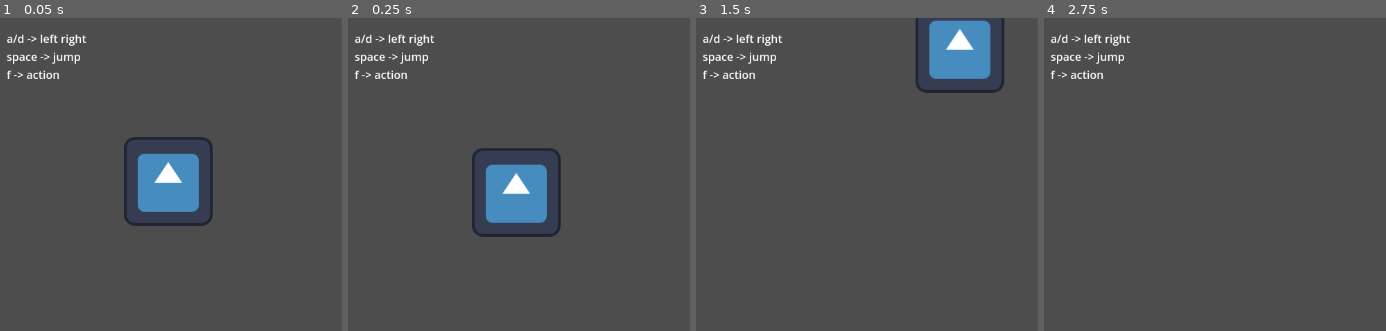
Above: before the commit, frames 1-4 (left to right).
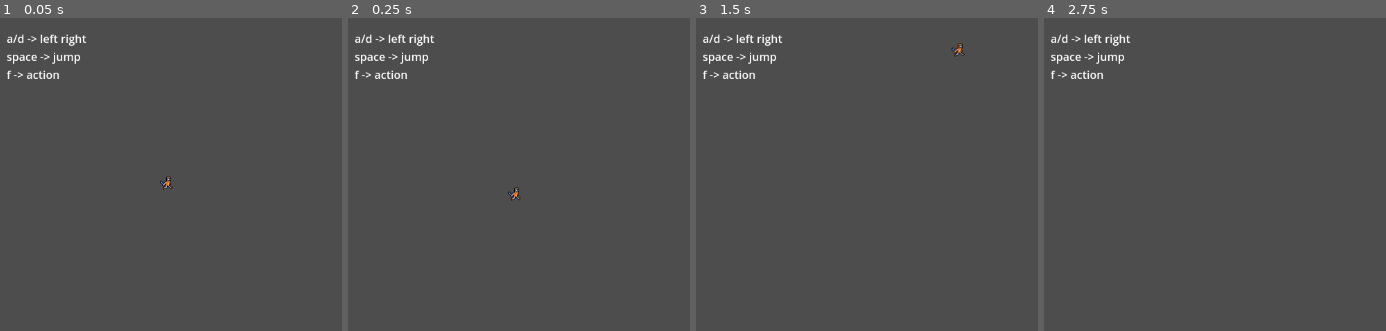
Above: after the commit, the same moments.

Repository: Cradac/H.O.R.S.T.
Game: Godot game, scene res://basic_scene.tscn
The game is run twice, just before and just after one commit, with the same random seed, the same clock (stepped at 60 frames per second) and the same inputs. The engine's default icon, where the game draws it, is replaced by a stand-in: a white triangle on a blue panel in a dark square.
Inputs:
- Up to frame 1 (0.05 s): no input
- Up to frame 2 (0.25 s): no input
- Up to frame 3 (1.5 s): hold F (action) 0.53-1.28 s; hold Right (move_right) from 0.53 s (still down); tap Space (jump) at 0.77, 0.8, 1.07, 1.35 s
- Up to frame 4 (2.75 s): tap Space (jump) at 1.52, 1.82, 2.3 s; tap F (action) at 1.55 s; tap Enter at 2 s; release Right (move_right) at 2.03 s; hold Left (move_left) from 2.03 s (still down); hold F (action) from 2.03 s (still down)

The runs differ from the first frame. In frame 1, 4.3% of the frame differs, in the area x 36-63%, y 38-67%; in frame 2, 4.3%, in the area x 36-63%, y 41-70%; in frame 3, 4.1%; in frame 4, nothing differs.

Commit message:
added sprites and rudimentary animation for movement and jumping.

Diff:
--- a/Character.gd
+++ b/Character.gd
@@ -7,6 +7,8 @@
 @export var GRAVITY = 500
 
 @onready var axis = Vector2.ZERO
+@onready var _animated_sprite = $AnimatedSprite2D
+
 
 func _physics_process(delta):
 	move(delta)
@@ -20,12 +22,21 @@
 	if x == 0:
 		if is_on_floor():
 			apply_friction(FRICTION * delta)
+			_animated_sprite.play("idle")
 	else:
 		velocity.x += x * ACCELERATION * delta
+		_animated_sprite.play("walk")
+		print()
+		if x > 0:
+			_animated_sprite.set_flip_h(false)
+		if x < 0:
+			_animated_sprite.set_flip_h(true)
+
 	if !is_on_floor():
 		velocity.y += GRAVITY * delta
 	if Input.is_action_just_pressed("jump"):
 		velocity.y -=  JUMP_FORCE
+		_animated_sprite.play("jump")
 
 	move_and_slide()
 
--- /dev/null
+++ b/character-spriteframes.tres
@@ -0,0 +1,277 @@
+[gd_resource type="SpriteFrames" load_steps=41 format=3 uid="uid://dp6krf5n1obcv"]
+
+[ext_resource type="Texture2D" uid="uid://d21wwjsgrmp2j" path="res://material/Robot Platform Pack/OrangeRobot/Spritesheets/OrangeRobot_Attack1.png" id="1_i0ubw"]
+[ext_resource type="Texture2D" uid="uid://bcfc1q2yeke2x" path="res://material/Robot Platform Pack/OrangeRobot/Spritesheets/OrangeRobot_Attack2.png" id="2_hddra"]
+[ext_resource type="Texture2D" uid="uid://dsy6lv6wsila3" path="res://material/Robot Platform Pack/OrangeRobot/Spritesheets/OrangeRobot_Death.png" id="3_nc3ie"]
+[ext_resource type="Texture2D" uid="uid://clvqhji3m4cue" path="res://material/Robot Platform Pack/OrangeRobot/Spritesheets/OrangeRobot_Hurt.png" id="4_q51r3"]
+[ext_resource type="Texture2D" uid="uid://0jydskh24abm" path="res://material/Robot Platform Pack/OrangeRobot/Spritesheets/OrangeRobot_Idle.png" id="5_gq454"]
+[ext_resource type="Texture2D" uid="uid://8y7b6o8qhlgs" path="res://material/Robot Platform Pack/OrangeRobot/Spritesheets/OrangeRobot_Jump.png" id="6_74ria"]
+[ext_resource type="Texture2D" uid="uid://bqes5p4ykr2i" path="res://material/Robot Platform Pack/OrangeRobot/Spritesheets/OrangeRobot_Land.png" id="7_2r2wc"]
+[ext_resource type="Texture2D" uid="uid://6h0n2dmmilvv" path="res://material/Robot Platform Pack/OrangeRobot/Spritesheets/OrangeRobot_Run.png" id="8_36ulo"]
+
+[sub_resource type="AtlasTexture" id="AtlasTexture_uj5uc"]
+atlas = ExtResource("1_i0ubw")
+region = Rect2(0, 0, 32, 32)
+
+[sub_resource type="AtlasTexture" id="AtlasTexture_f3cth"]
+atlas = ExtResource("1_i0ubw")
+region = Rect2(32, 0, 32, 32)
+
+[sub_resource type="AtlasTexture" id="AtlasTexture_l27ve"]
+atlas = ExtResource("1_i0ubw")
+region = Rect2(0, 32, 32, 32)
+
+[sub_resource type="AtlasTexture" id="AtlasTexture_tjbuv"]
+atlas = ExtResource("1_i0ubw")
+region = Rect2(32, 32, 32, 32)
+
+[sub_resource type="AtlasTexture" id="AtlasTexture_u83py"]
+atlas = ExtResource("2_hddra")
+region = Rect2(0, 0, 32, 32)
+
+[sub_resource type="AtlasTexture" id="AtlasTexture_ah342"]
+atlas = ExtResource("2_hddra")
+region = Rect2(32, 0, 32, 32)
+
+[sub_resource type="AtlasTexture" id="AtlasTexture_xyn1r"]
+atlas = ExtResource("2_hddra")
+region = Rect2(0, 32, 32, 32)
+
+[sub_resource type="AtlasTexture" id="AtlasTexture_h7i86"]
+atlas = ExtResource("2_hddra")
+region = Rect2(32, 32, 32, 32)
+
+[sub_resource type="AtlasTexture" id="AtlasTexture_mayvx"]
+atlas = ExtResource("3_nc3ie")
+region = Rect2(0, 0, 32, 32)
+
+[sub_resource type="AtlasTexture" id="AtlasTexture_01xgt"]
+atlas = ExtResource("3_nc3ie")
+region = Rect2(32, 0, 32, 32)
+
+[sub_resource type="AtlasTexture" id="AtlasTexture_ki0kx"]
+atlas = ExtResource("3_nc3ie")
+region = Rect2(0, 32, 32, 32)
+
+[sub_resource type="AtlasTexture" id="AtlasTexture_2gbuj"]
+atlas = ExtResource("4_q51r3")
+region = Rect2(0, 0, 32, 32)
+
+[sub_resource type="AtlasTexture" id="AtlasTexture_v2v6t"]
+atlas = ExtResource("4_q51r3")
+region = Rect2(32, 0, 32, 32)
+
+[sub_resource type="AtlasTexture" id="AtlasTexture_tud54"]
+atlas = ExtResource("5_gq454")
+region = Rect2(0, 0, 32, 32)
+
+[sub_resource type="AtlasTexture" id="AtlasTexture_28sju"]
+atlas = ExtResource("5_gq454")
+region = Rect2(32, 0, 32, 32)
+
+[sub_resource type="AtlasTexture" id="AtlasTexture_oirbe"]
+atlas = ExtResource("5_gq454")
+region = Rect2(64, 0, 32, 32)
+
+[sub_resource type="AtlasTexture" id="AtlasTexture_yjgdp"]
+atlas = ExtResource("5_gq454")
+region = Rect2(96, 0, 32, 32)
+
+[sub_resource type="AtlasTexture" id="AtlasTexture_hao8k"]
+atlas = ExtResource("5_gq454")
+region = Rect2(0, 32, 32, 32)
+
+[sub_resource type="AtlasTexture" id="AtlasTexture_pr5rn"]
+atlas = ExtResource("6_74ria")
+region = Rect2(0, 0, 32, 32)
+
+[sub_resource type="AtlasTexture" id="AtlasTexture_t1sfe"]
+atlas = ExtResource("6_74ria")
+region = Rect2(32, 0, 32, 32)
+
+[sub_resource type="AtlasTexture" id="AtlasTexture_ti48b"]
+atlas = ExtResource("6_74ria")
+region = Rect2(64, 0, 32, 32)
+
+[sub_resource type="AtlasTexture" id="AtlasTexture_1ug1u"]
+atlas = ExtResource("6_74ria")
+region = Rect2(96, 0, 32, 32)
+
+[sub_resource type="AtlasTexture" id="AtlasTexture_bk0st"]
+atlas = ExtResource("6_74ria")
+region = Rect2(0, 32, 32, 32)
+
+[sub_resource type="AtlasTexture" id="AtlasTexture_dco00"]
+atlas = ExtResource("7_2r2wc")
+region = Rect2(0, 0, 32, 32)
+
+[sub_resource type="AtlasTexture" id="AtlasTexture_jjbnc"]
+atlas = ExtResource("7_2r2wc")
+region = Rect2(32, 0, 32, 32)
+
+[sub_resource type="AtlasTexture" id="AtlasTexture_bjcb1"]
+atlas = ExtResource("7_2r2wc")
+region = Rect2(0, 32, 32, 32)
+
+[sub_resource type="AtlasTexture" id="AtlasTexture_er0u2"]
+atlas = ExtResource("8_36ulo")
+region = Rect2(0, 0, 32, 32)
+
+[sub_resource type="AtlasTexture" id="AtlasTexture_g20af"]
+atlas = ExtResource("8_36ulo")
+region = Rect2(32, 0, 32, 32)
+
+[sub_resource type="AtlasTexture" id="AtlasTexture_33065"]
+atlas = ExtResource("8_36ulo")
+region = Rect2(64, 0, 32, 32)
+
+[sub_resource type="AtlasTexture" id="AtlasTexture_xmofr"]
+atlas = ExtResource("8_36ulo")
+region = Rect2(96, 0, 32, 32)
+
+[sub_resource type="AtlasTexture" id="AtlasTexture_kuqtd"]
+atlas = ExtResource("8_36ulo")
+region = Rect2(0, 32, 32, 32)
+
+[sub_resource type="AtlasTexture" id="AtlasTexture_f2jgw"]
+atlas = ExtResource("8_36ulo")
+region = Rect2(32, 32, 32, 32)
+
+[resource]
+animations = [{
+"frames": [{
+"duration": 1.0,
+"texture": SubResource("AtlasTexture_uj5uc")
+}, {
+"duration": 1.0,
+"texture": SubResource("AtlasTexture_f3cth")
+}, {
+"duration": 1.0,
+"texture": SubResource("AtlasTexture_l27ve")
+}, {
+"duration": 1.0,
+"texture": SubResource("AtlasTexture_tjbuv")
+}],
+"loop": true,
+"name": &"attack1",
+"speed": 5.0
+}, {
+"frames": [{
+"duration": 1.0,
+"texture": SubResource("AtlasTexture_u83py")
+}, {
+"duration": 1.0,
+"texture": SubResource("AtlasTexture_ah342")
+}, {
+"duration": 1.0,
+"texture": SubResource("AtlasTexture_xyn1r")
+}, {
+"duration": 1.0,
+"texture": SubResource("AtlasTexture_h7i86")
+}],
+"loop": true,
+"name": &"attack2",
+"speed": 5.0
+}, {
+"frames": [{
+"duration": 1.0,
+"texture": SubResource("AtlasTexture_mayvx")
+}, {
+"duration": 1.0,
+"texture": SubResource("AtlasTexture_01xgt")
+}, {
+"duration": 1.0,
+"texture": SubResource("AtlasTexture_ki0kx")
+}],
+"loop": true,
+"name": &"death",
+"speed": 5.0
+}, {
+"frames": [{
+"duration": 1.0,
+"texture": SubResource("AtlasTexture_2gbuj")
+}, {
+"duration": 1.0,
+"texture": SubResource("AtlasTexture_v2v6t")
+}],
+"loop": true,
+"name": &"hurt",
+"speed": 5.0
+}, {
+"frames": [{
+"duration": 1.0,
+"texture": SubResource("AtlasTexture_tud54")
+}, {
+"duration": 1.0,
+"texture": SubResource("AtlasTexture_28sju")
+}, {
+"duration": 1.0,
+"texture": SubResource("AtlasTexture_oirbe")
+}, {
+"duration": 1.0,
+"texture": SubResource("AtlasTexture_yjgdp")
+}, {
+"duration": 1.0,
+"texture": SubResource("AtlasTexture_hao8k")
+}],
+"loop": true,
+"name": &"idle",
+"speed": 5.0
+}, {
+"frames": [{
+"duration": 1.0,
+"texture": SubResource("AtlasTexture_pr5rn")
+}, {
+"duration": 1.0,
+"texture": SubResource("AtlasTexture_t1sfe")
+}, {
+"duration": 1.0,
+"texture": SubResource("AtlasTexture_ti48b")
+}, {
+"duration": 1.0,
+"texture": SubResource("AtlasTexture_1ug1u")
+}, {
+"duration": 1.0,
+"texture": SubResource("AtlasTexture_bk0st")
+}],
+"loop": true,
+"name": &"jump",
+"speed": 5.0
+}, {
+"frames": [{
+"duration": 1.0,
+"texture": SubResource("AtlasTexture_dco00")
+}, {
+"duration": 1.0,
+"texture": SubResource("AtlasTexture_jjbnc")
+}, {
+"duration": 1.0,
+"texture": SubResource("AtlasTexture_bjcb1")
+}],
+"loop": true,
+"name": &"landing",
+"speed": 5.0
+}, {
+"frames": [{
+"duration": 1.0,
+"texture": SubResource("AtlasTexture_er0u2")
+}, {
+"duration": 1.0,
+"texture": SubResource("AtlasTexture_g20af")
+}, {
+"duration": 1.0,
+"texture": SubResource("AtlasTexture_33065")
+}, {
+"duration": 1.0,
+"texture": SubResource("AtlasTexture_xmofr")
+}, {
+"duration": 1.0,
+"texture": SubResource("AtlasTexture_kuqtd")
+}, {
+"duration": 1.0,
+"texture": SubResource("AtlasTexture_f2jgw")
+}],
+"loop": true,
+"name": &"walk",
+"speed": 5.0
+}]
--- a/character.tscn
+++ b/character.tscn
@@ -1,19 +1,28 @@
-[gd_scene load_steps=4 format=3 uid="uid://dkxa5ykfmobjr"]
+[gd_scene load_steps=5 format=3 uid="uid://dkxa5ykfmobjr"]
 
 [ext_resource type="Script" path="res://Character.gd" id="1_chlop"]
 [ext_resource type="Texture2D" uid="uid://cw3fdsegxijyb" path="res://icon.svg" id="2_v0lyj"]
+[ext_resource type="SpriteFrames" uid="uid://dp6krf5n1obcv" path="res://character-spriteframes.tres" id="3_ipixp"]
 
-[sub_resource type="CircleShape2D" id="CircleShape2D_8an13"]
-radius = 60.208
+[sub_resource type="CapsuleShape2D" id="CapsuleShape2D_lyxyb"]
+radius = 11.0
 
 [node name="Character" type="CharacterBody2D"]
 script = ExtResource("1_chlop")
 
 [node name="Sprite2D" type="Sprite2D" parent="."]
+visible = false
 texture = ExtResource("2_v0lyj")
 
+[node name="AnimatedSprite2D" type="AnimatedSprite2D" parent="."]
+position = Vector2(-1, -3)
+sprite_frames = ExtResource("3_ipixp")
+animation = &"walk"
+frame_progress = 0.776749
+
 [node name="CollisionShape2D" type="CollisionShape2D" parent="."]
-shape = SubResource("CircleShape2D_8an13")
+position = Vector2(-1, -2)
+shape = SubResource("CapsuleShape2D_lyxyb")
 debug_color = Color(0.992157, 0, 0.266667, 0.419608)
 
 [node name="Label" type="Label" parent="."]
Binary file added: material/Pixel-RPG_Prototype_v003/Cover.gif
Binary file added: material/Pixel-RPG_Prototype_v003/Extras/Shadow.png
Not shown, added: material/Pixel-RPG_Prototype_v003/Extras/Shadow.png.import
Not shown, added: material/Pixel-RPG_Prototype_v003/Readme.txt
Binary file added: material/Pixel-RPG_Prototype_v003/Sprites/Prototype/Prototype_Worksheet.png
Not shown, added: material/Pixel-RPG_Prototype_v003/Sprites/Prototype/Prototype_Worksheet.png.import
Binary file added: material/Robot Platform Pack/EnemyRobot/EnemyRobot.png
Not shown, added: material/Robot Platform Pack/EnemyRobot/EnemyRobot.png.import
Binary file added: material/Robot Platform Pack/EnemyRobot/EnemyRobot_Bullet.png
Not shown, added: material/Robot Platform Pack/EnemyRobot/EnemyRobot_Bullet.png.import
Binary file added: material/Robot Platform Pack/EnemyRobot/EnemyRobot_Death.png
Not shown, added: material/Robot Platform Pack/EnemyRobot/EnemyRobot_Death.png.import
(and 98 more such lines)
